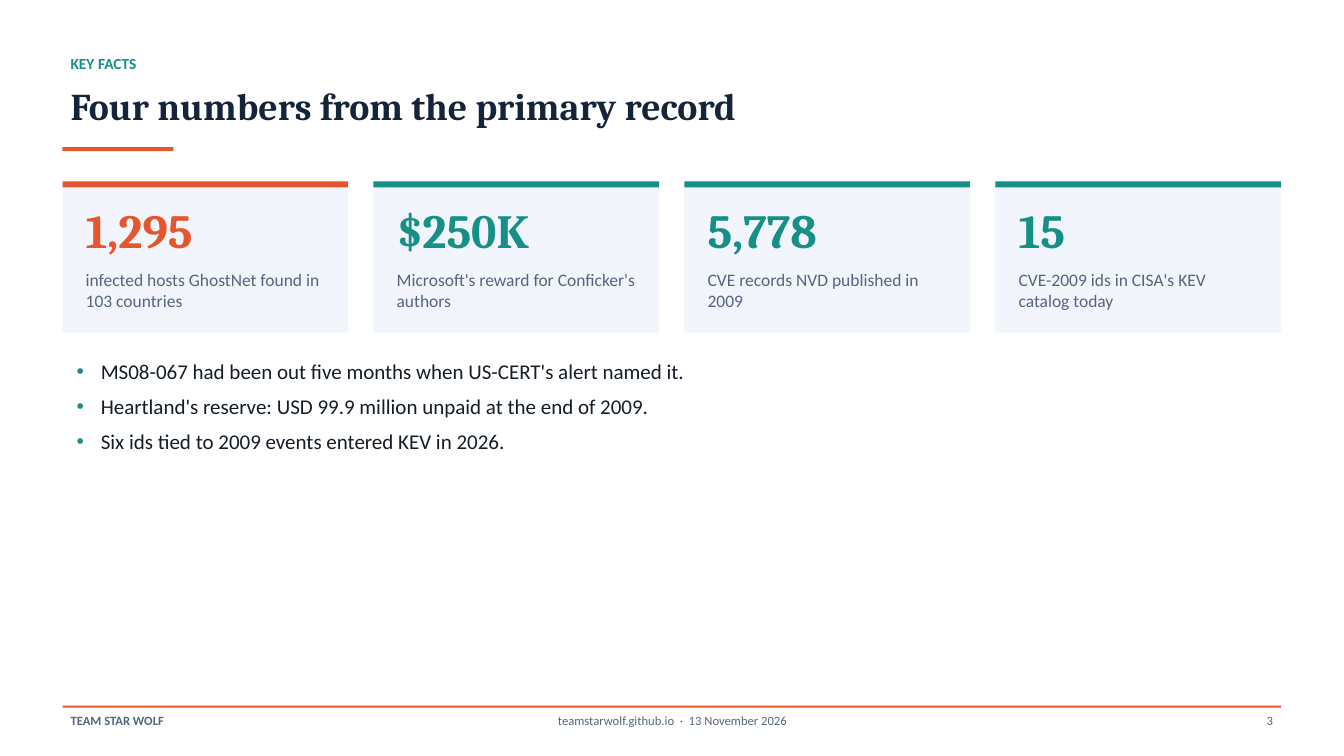
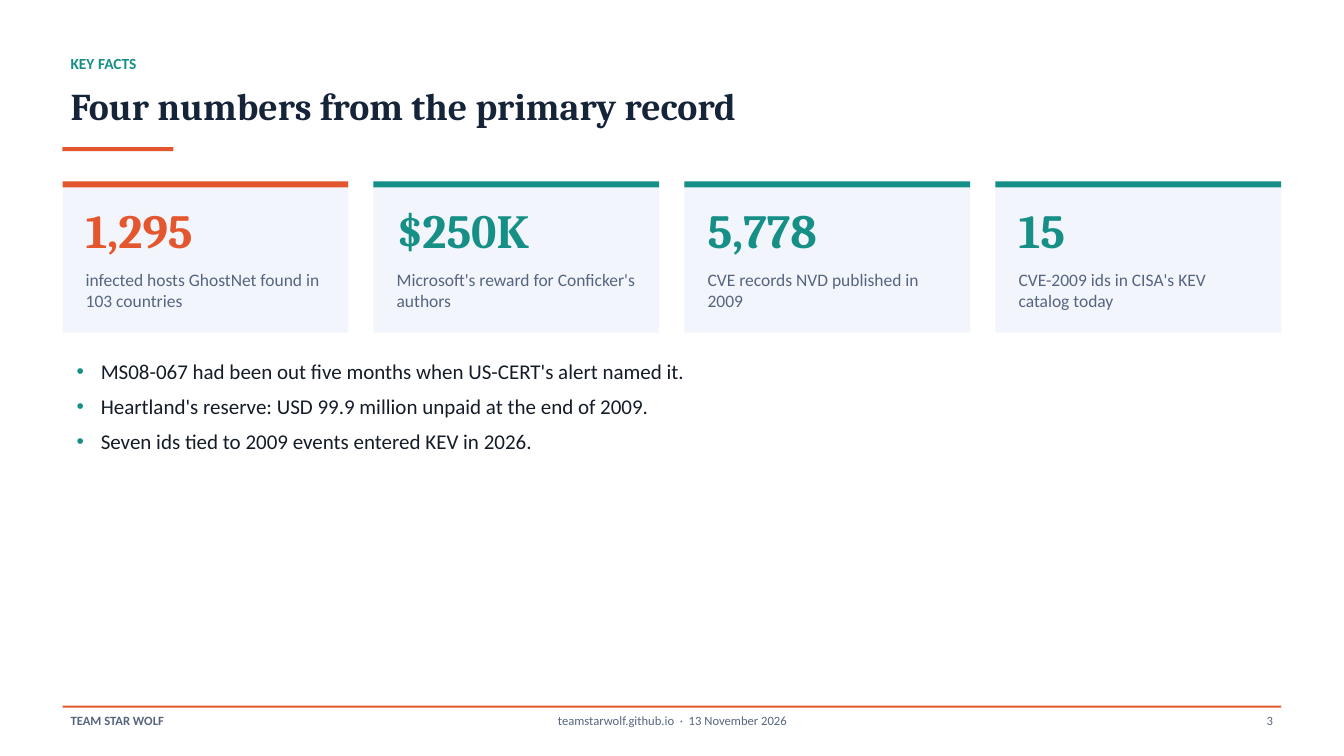
Before and after one commit to TeamStarWolf/TeamStarWolf, a slide deck: slide 3 of case-studies/slides/Chronicle_2009_Case_Study.pptx. Drawn at 1344x756 pixels with LibreOffice and Linux fonts; fonts in the diff are those of the drawing. Boxes give left, top, right and bottom in pixels: in the first picture for what was removed or moved away, otherwise in the second. Text is boxed around its words. In the diff, an @@ line names an element or a change of style, - is before the commit and + after.

```diff
--- a/case-studies/slides/Chronicle_2009_Case_Study.pptx
+++ b/case-studies/slides/Chronicle_2009_Case_Study.pptx
@@ text at (x1=101, y1=434, x2=532, y2=449): text changed @@
-• Six ids tied to 2009 events entered KEV in 2026.
+• Seven ids tied to 2009 events entered KEV in 2026.
```
Also in this commit, not shown: 1 other slide changed, 7 other files.
